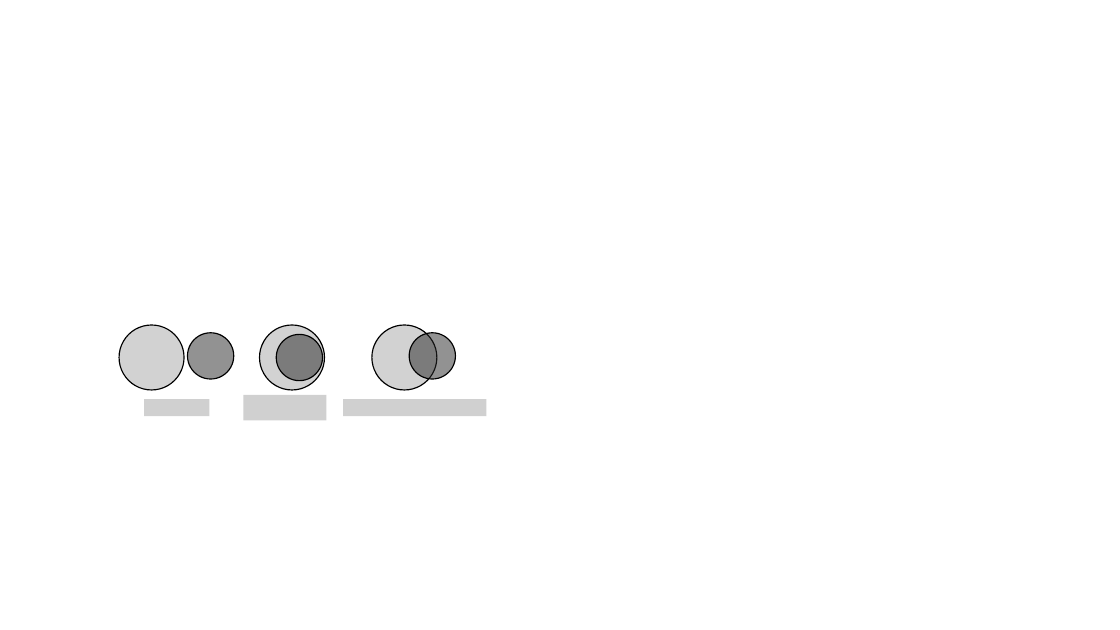
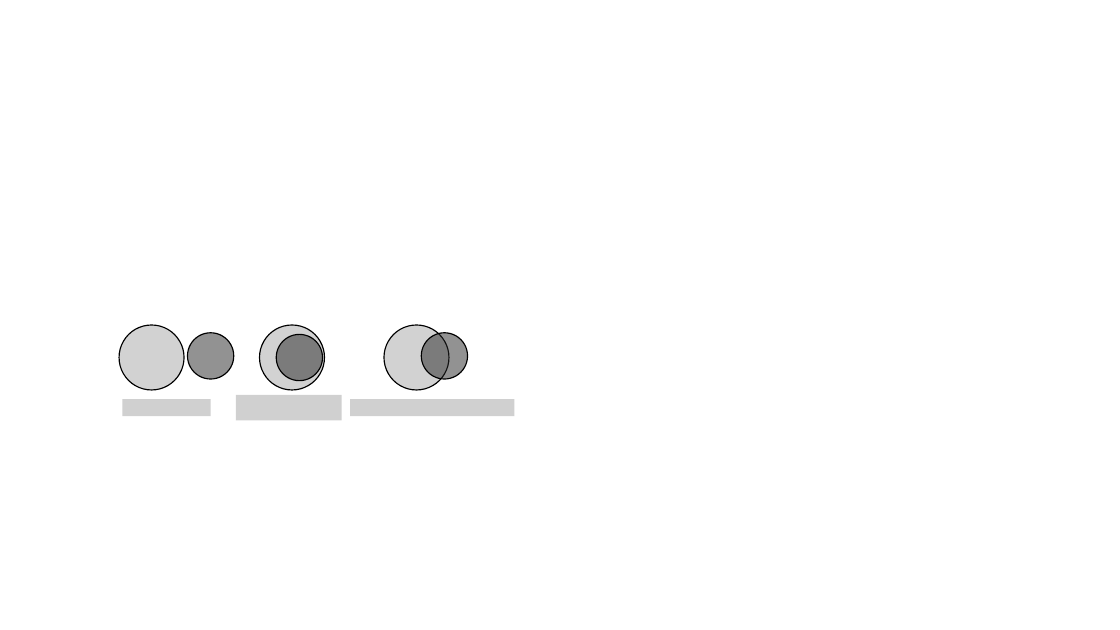
Before and after one commit to scott-zgeng/thor, a slide deck: slide 17 of doc/thor architecture.pptx. Drawn at 1120x630 pixels with LibreOffice and Linux fonts; fonts in the diff are those of the drawing; grey boxes stand for pictures. Boxes give left, top, right and bottom in pixels: in the first picture for what was removed or moved away, otherwise in the second. Text is boxed around its words. In the diff, an @@ line names an element or a change of style, - is before the commit and + after.

```diff
--- a/doc/thor architecture.pptx
+++ b/doc/thor architecture.pptx
@@ ellipse: place and size @@
-ellipse at box(372, 325, 437, 390)
+ellipse at box(384, 325, 449, 390)
@@ ellipse: place and size @@
-ellipse at box(409, 333, 455, 379)
+ellipse at box(422, 333, 468, 379)
@@ picture: place and size @@
-picture at box(145, 399, 210, 416)
+picture at box(123, 399, 211, 416)
@@ picture: place and size @@
-picture at box(244, 395, 327, 420)
+picture at box(236, 395, 342, 420)
@@ picture: place and size @@
-picture at box(344, 399, 486, 416)
+picture at box(350, 399, 515, 416)
```
Also in this commit, not shown: 1 other file.
